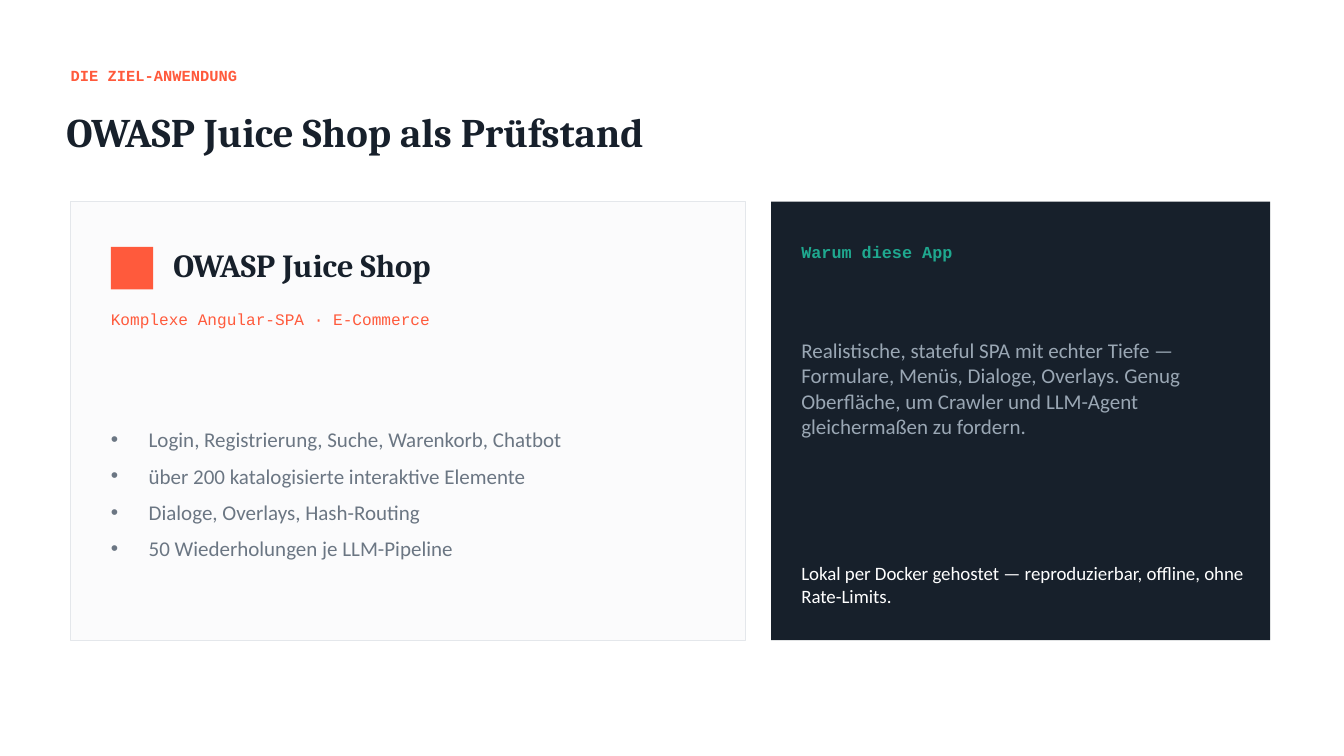
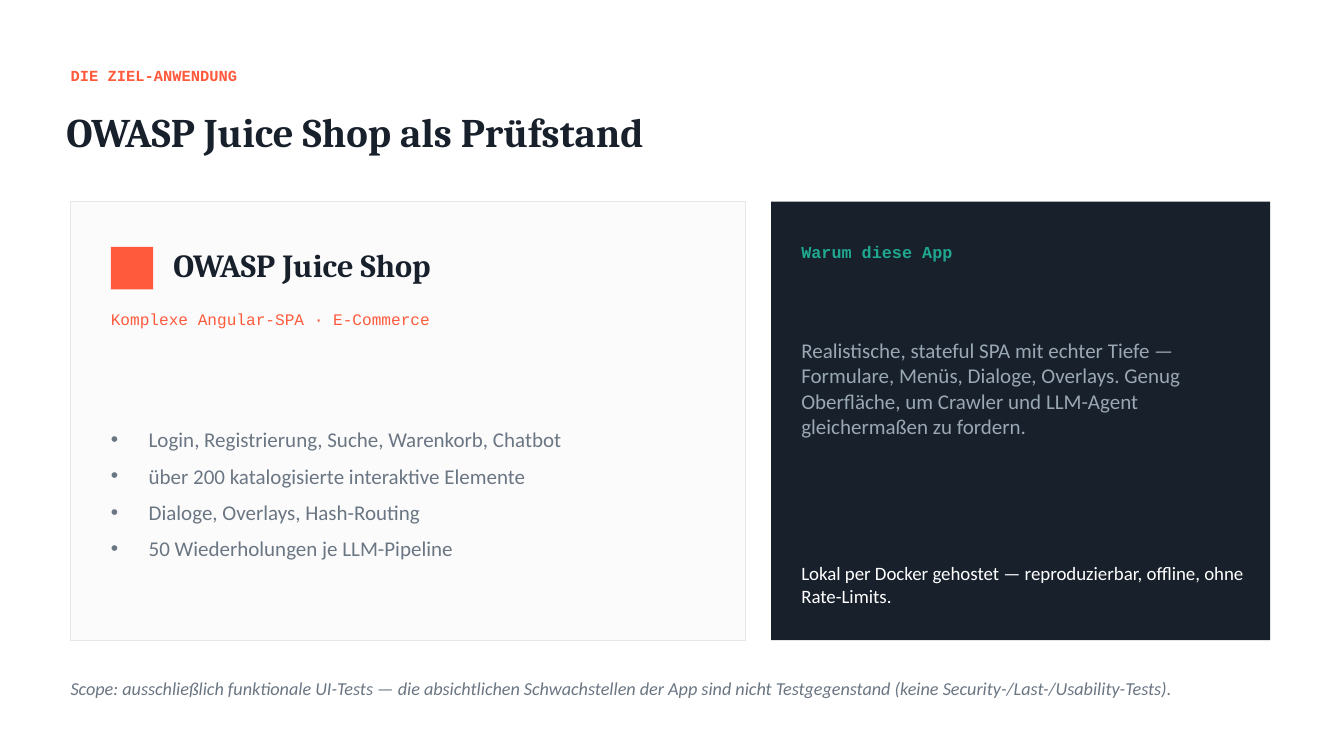
Before and after one commit to philippmelikidis/testgeneration-benchmark, a slide deck: slide 9 of presentation/Endpraesentation_LLM_vs_Crawler_v2.pptx. Drawn at 1344x756 pixels with LibreOffice and Linux fonts; fonts in the diff are those of the drawing. Boxes give left, top, right and bottom in pixels: in the first picture for what was removed or moved away, otherwise in the second. Text is boxed around its words. In the diff, an @@ line names an element or a change of style, - is before the commit and + after.

```diff
--- a/presentation/Endpraesentation_LLM_vs_Crawler_v2.pptx
+++ b/presentation/Endpraesentation_LLM_vs_Crawler_v2.pptx
@@ text added at box(71, 682, 1172, 698), 13 pt, text #6B7683, italic @@
+Scope: ausschließlich funktionale UI-Tests — die absichtlichen Schwachstellen der App sind nicht Testgegenstand (keine Security-/Last-/Usability-Tests).
```
Also in this commit, not shown: 6 other slides changed, 3 other files.
